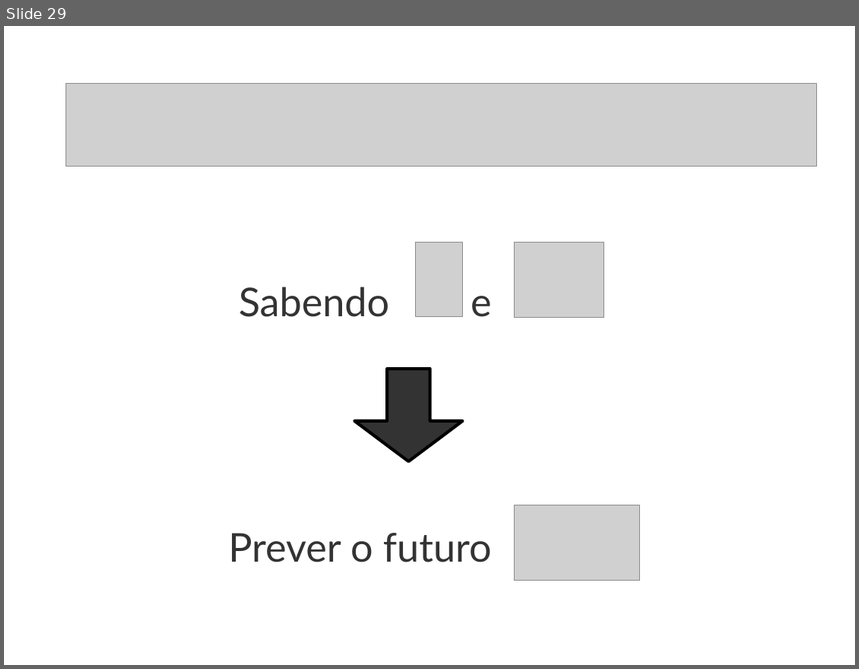
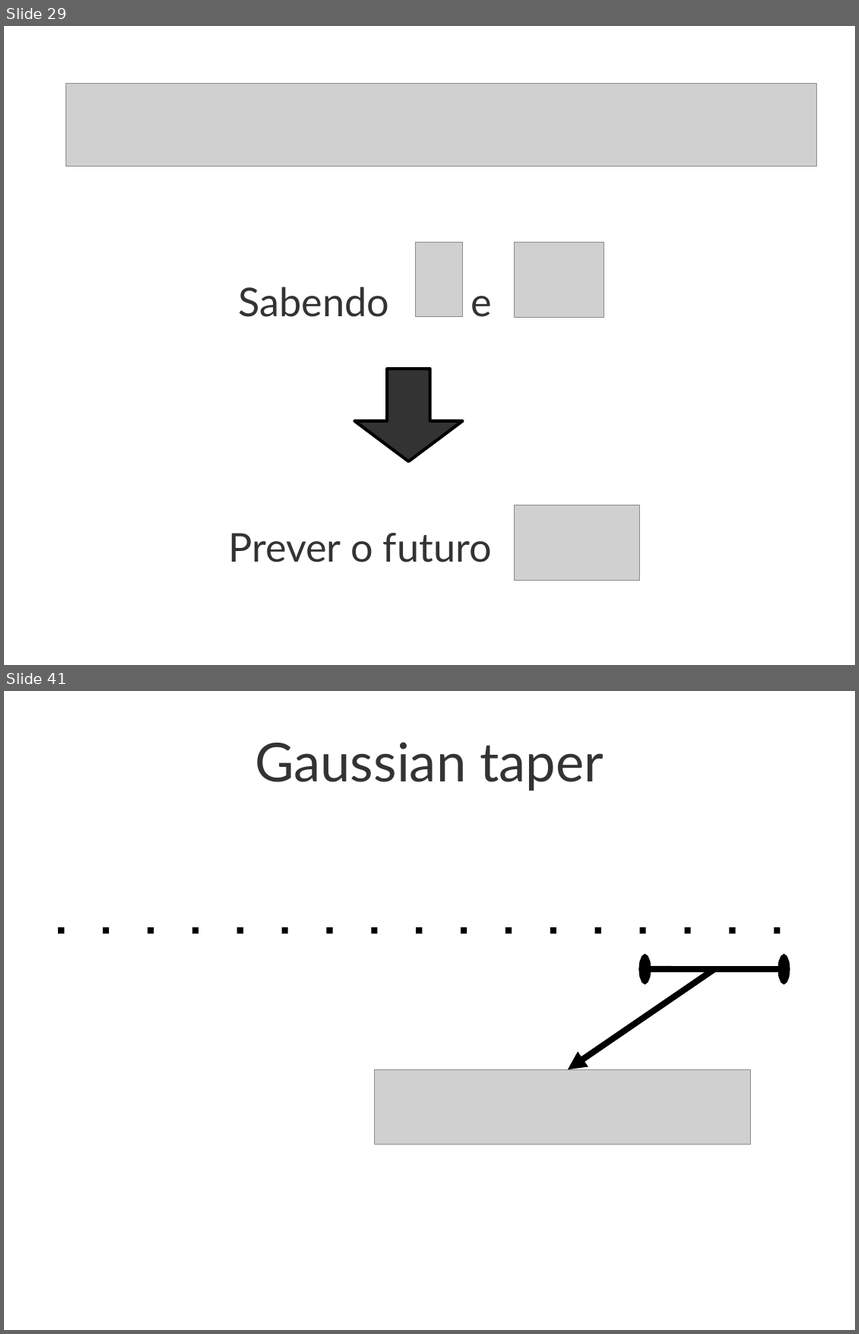
Before and after one commit to leouieda/aula-diferencas-finitas, a slide deck: modelagem-direta-diferencas-finitas.odp. Shown one above the other, each under a label of ours: slide 29 before the commit, slides 29 and 41 after it; the slides between them are not shown. The pictures are 859x669 and 859x1334 pixels, drawn with LibreOffice and Linux fonts; fonts in the diff are those of the drawing; grey boxes stand for pictures. Boxes give left, top, right and bottom in pixels: in the first picture for what was removed or moved away, otherwise in the second. Text is boxed around its words. In the diff, an @@ line names an element or a change of style, - is before the commit and + after.

```diff
--- a/modelagem-direta-diferencas-finitas.odp
+++ b/modelagem-direta-diferencas-finitas.odp
@@ slide 41 added at [4,691,855,1330], background #FFFFFF @@
@@ title added at [255,742,604,791], 50 pt, text #333333 @@
+Gaussian taper
@@ line added from (58, 930) to (800, 930), #000000 5.75 pt @@
@@ arrow added from (715, 969) to (568, 1069), #000000 5.75 pt @@
@@ double arrow added from (645, 969) to (784, 969), #000000 5.75 pt @@
@@ picture added at [375,1069,751,1145] @@
```
Also in this commit, not shown: 1 slide changed, 32 other slides added, 4 other files.
